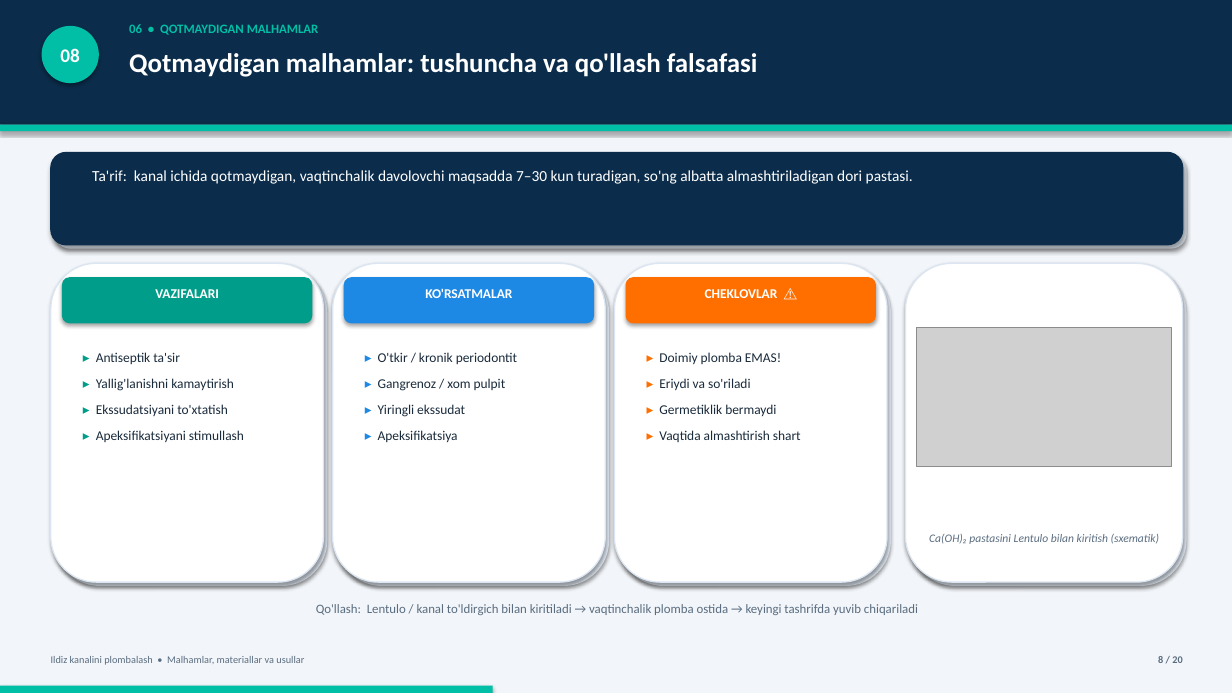
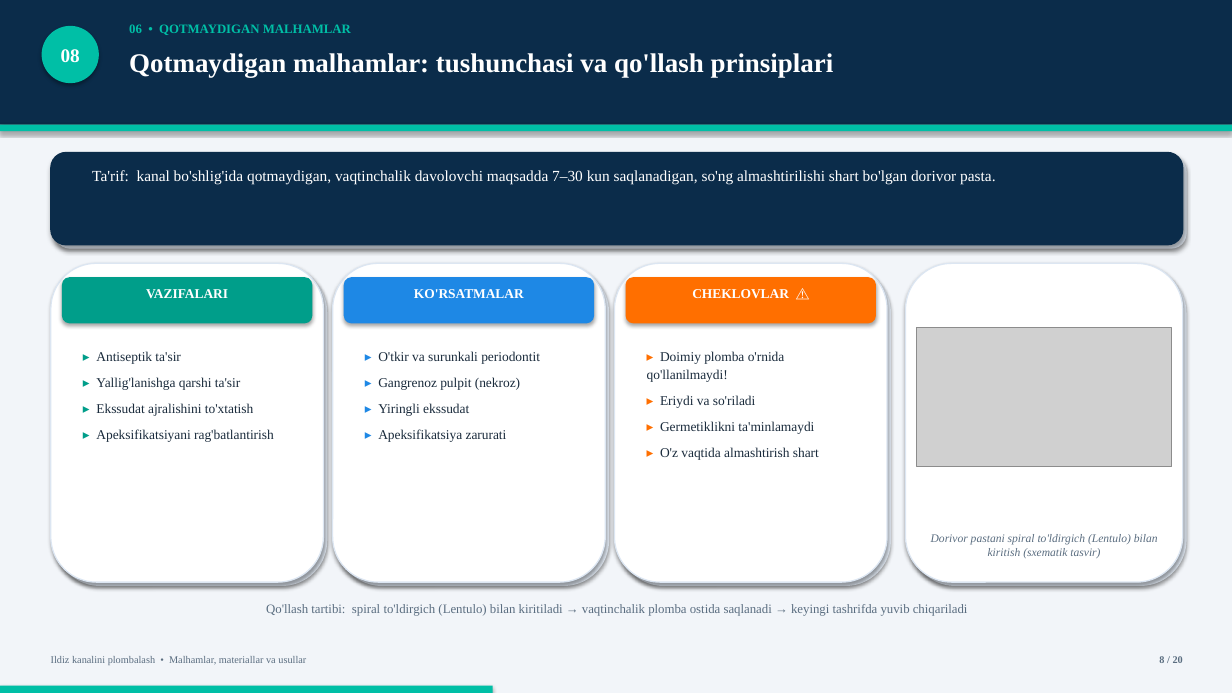
Before and after one commit to jabborovd18-collab/jdakimyo, a slide deck: slide 8 of Ildiz_kanalini_plombalash_taqdimot.pptx. Drawn at 1232x693 pixels with LibreOffice and Linux fonts; fonts in the diff are those of the drawing; grey boxes stand for pictures. Boxes give left, top, right and bottom in pixels: in the first picture for what was removed or moved away, otherwise in the second. Text is boxed around its words. In the diff, an @@ line names an element or a change of style, - is before the commit and + after.

```diff
--- a/Ildiz_kanalini_plombalash_taqdimot.pptx
+++ b/Ildiz_kanalini_plombalash_taqdimot.pptx
@@ text at bbox=[129, 53, 834, 77]: text changed; font Calibri to Times New Roman @@
-Qotmaydigan malhamlar: tushuncha va qo'llash falsafasi
+Qotmaydigan malhamlar: tushunchasi va qo'llash prinsiplari
@@ text at bbox=[92, 170, 995, 185]: text changed; font Calibri to Times New Roman @@
-Ta'rif: kanal ichida qotmaydigan, vaqtinchalik davolovchi maqsadda 7–30 kun turadigan, so'ng albatta almashtiriladigan dori pastasi.
+Ta'rif: kanal bo'shlig'ida qotmaydigan, vaqtinchalik davolovchi maqsadda 7–30 kun saqlanadigan, so'ng almashtirilishi shart bo'lgan dorivor pasta.
@@ font Calibri to Times New Roman in 6 elements at bbox=[129, 24, 351, 35], bbox=[51, 656, 306, 665], bbox=[1159, 656, 1183, 663], bbox=[146, 289, 228, 298], bbox=[414, 289, 524, 298], bbox=[692, 289, 789, 298] @@
@@ text at bbox=[96, 351, 180, 364]: font Calibri to Times New Roman in "▸ Antiseptik ta'sir"; line spacing 1.15 to 1.12 @@
@@ text at bbox=[378, 351, 540, 390]: text changed; font Calibri to Times New Roman @@
-▸ O'tkir / kronik periodontit
-▸ Gangrenoz / xom pulpit
+▸ O'tkir va surunkali periodontit
+▸ Gangrenoz pulpit (nekroz)
@@ text at bbox=[647, 351, 785, 382]: text changed; font Calibri to Times New Roman @@
-▸ Doimiy plomba EMAS!
+▸ Doimiy plomba o'rnida qo'llanilmaydi!
@@ text at bbox=[96, 377, 274, 442]: text changed; font Calibri to Times New Roman @@
-▸ Yallig'lanishni kamaytirish
-▸ Ekssudatsiyani to'xtatish
-▸ Apeksifikatsiyani stimullash
+▸ Yallig'lanishga qarshi ta'sir
+▸ Ekssudat ajralishini to'xtatish
+▸ Apeksifikatsiyani rag'batlantirish
@@ text at bbox=[378, 403, 469, 416]: font Calibri to Times New Roman in "▸ Yiringli ekssudat"; line spacing 1.15 to 1.12 @@
@@ text at bbox=[660, 395, 756, 408]: font Calibri to Times New Roman in "▸ Eriydi va so'riladi"; line spacing 1.15 to 1.12 @@
@@ text at bbox=[378, 429, 507, 442]: text changed; font Calibri to Times New Roman @@
-▸ Apeksifikatsiya
+▸ Apeksifikatsiya zarurati
@@ text at bbox=[660, 421, 819, 460]: text changed; font Calibri to Times New Roman @@
-▸ Germetiklik bermaydi
-▸ Vaqtida almashtirish shart
+▸ Germetiklikni ta'minlamaydi
+▸ O'z vaqtida almashtirish shart
@@ text at bbox=[931, 534, 1158, 558]: text changed; font Calibri to Times New Roman @@
-Ca(OH)₂ pastasini Lentulo bilan kiritish (sxematik)
+Dorivor pastani spiral to'ldirgich (Lentulo) bilan kiritish (sxematik tasvir)
@@ text at bbox=[266, 604, 968, 616]: text changed; font Calibri to Times New Roman @@
-Qo'llash: Lentulo / kanal to'ldirgich bilan kiritiladi → vaqtinchalik plomba ostida → keyingi tashrifda yuvib chiqariladi
+Qo'llash tartibi: spiral to'ldirgich (Lentulo) bilan kiritiladi → vaqtinchalik plomba ostida saqlanadi → keyingi tashrifda yuvib chiqariladi
```
Also in this commit, not shown: 19 other slides changed, 1 other file.
